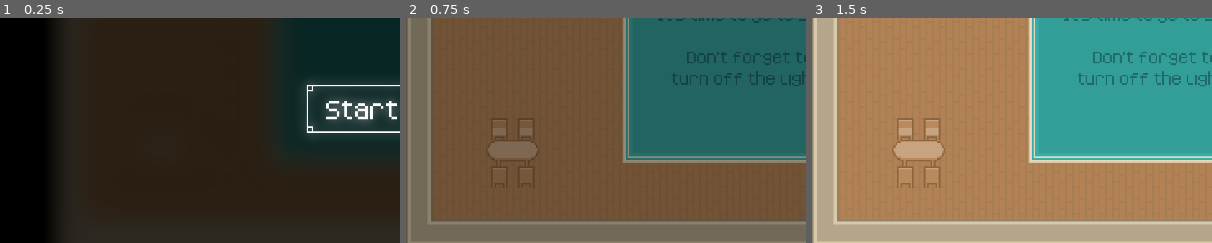
Above: before the commit, frames 1-3 (left to right).
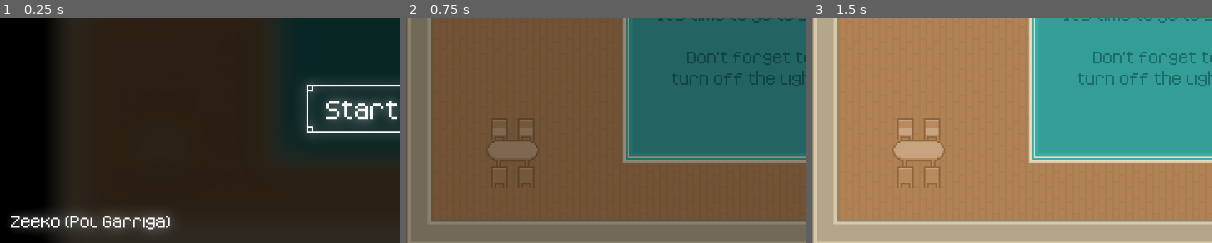
Above: after the commit, the same moments.

Repository: 10Zeeko/levelupgamejam2025
Game: Godot game, scene res://Scenes/main_menu.tscn
Same seed, same stepped clock (60 frames per second), same inputs: the game is played once before the commit and once after it. Sound files missing from this copy of the repository are replaced by a short silence.
Inputs:
- Up to frame 1 (0.25 s): no input
- Up to frame 2 (0.75 s): click "Start Game" at 0.5 s
- Up to frame 3 (1.5 s): tap Enter at 1.25 s; hold D (Right) from 1.28 s (still down); tap Space (Dash) at 1.35 s
The pictures show only the part of the screen within x 0-50%, y 50-100%; the shares and areas given below are measured in that part.

The runs differ from the first frame. In frame 1, 2.0% of the frame differs, in the area x 2-43%, y 87-95%; in frame 2, nothing differs; in frame 3, nothing differs.

Commit message:
Ghost sounds and a fix

Diff:
--- a/GameNodes/Enemies/ghost_enemy.gd
+++ b/GameNodes/Enemies/ghost_enemy.gd
@@ -8,6 +8,10 @@
 @onready var sprite_2d: AnimatedSprite2D = $Sprite2D
 @onready var start_after_timer: Timer = $StartAfterTimer
 @onready var spawn_particles: GPUParticles2D = $SpawnParticles
+
+@export var enemy_audios_streams : Array[AudioStreamOggVorbis]
+@onready var audio_stream_player: AudioStreamPlayer = $AudioStreamPlayer
+
 
 var first_time = true
 var teleport_start_position : Vector2
@@ -29,6 +33,8 @@
 			self.global_position = next_position
 			first_time = false
 			spawn_particles.emitting = true
+			audio_stream_player.stream = enemy_audios_streams[randi_range(0, enemy_audios_streams.size()-1)]
+			audio_stream_player.play()
 		var tw = create_tween()
 		tw.tween_property(self, "global_position", next_position, 0.2).set_trans(Tween.TRANS_LINEAR)
 
--- a/GameNodes/Enemies/ghost_enemy.tscn
+++ b/GameNodes/Enemies/ghost_enemy.tscn
@@ -1,8 +1,10 @@
-[gd_scene load_steps=14 format=3 uid="uid://dp3wlomvcq82h"]
+[gd_scene load_steps=16 format=3 uid="uid://dp3wlomvcq82h"]
 
 [ext_resource type="Texture2D" uid="uid://bm0m7frt3v7ij" path="res://Sprites/Player/ghost-sheet.png" id="1_mftk3"]
 [ext_resource type="Script" uid="uid://d373tx345irw2" path="res://GameNodes/Enemies/ghost_enemy.gd" id="1_yhssl"]
+[ext_resource type="AudioStream" uid="uid://ce2x8l3wcjqu6" path="res://Sounds/Enemy/boo.ogg" id="2_vg3uv"]
 [ext_resource type="Shader" uid="uid://b3klq82o5gsp6" path="res://GameNodes/Player/player_controller.gdshader" id="3_6kkdd"]
+[ext_resource type="AudioStream" uid="uid://c1b5jkv2xyaac" path="res://Sounds/Enemy/sad-ghost.ogg" id="4_08ya2"]
 [ext_resource type="Material" uid="uid://nxou8bda2o5m" path="res://Materials/Particles/ghost_enemy.tres" id="4_p6cek"]
 
 [sub_resource type="AtlasTexture" id="AtlasTexture_yhssl"]
@@ -60,6 +62,7 @@
 [node name="Ghost_Enemy" type="Area2D"]
 scale = Vector2(4, 4)
 script = ExtResource("1_yhssl")
+enemy_audios_streams = Array[AudioStreamOggVorbis]([ExtResource("2_vg3uv"), ExtResource("4_08ya2")])
 
 [node name="Sprite2D" type="AnimatedSprite2D" parent="."]
 sprite_frames = SubResource("SpriteFrames_5frjw")
@@ -89,6 +92,8 @@
 one_shot = true
 process_material = ExtResource("4_p6cek")
 
+[node name="AudioStreamPlayer" type="AudioStreamPlayer" parent="."]
+
 [connection signal="body_entered" from="." to="." method="_on_body_entered"]
 [connection signal="timeout" from="MoveTimer" to="." method="_on_move_timer_timeout"]
 [connection signal="timeout" from="RecordTimer" to="." method="_on_record_timer_timeout"]
--- a/GameNodes/Menus/end_of_the_game.gd
+++ b/GameNodes/Menus/end_of_the_game.gd
@@ -5,6 +5,8 @@
 const COLUMNS := 3
 
 func _ready() -> void:
+	Globals.transition_fade_out()
+
 	var total_levels := Globals.record_timers.size()
 	var padded_total := int(ceil(total_levels / float(COLUMNS))) * COLUMNS
 
--- a/GameNodes/globals.gd
+++ b/GameNodes/globals.gd
@@ -57,7 +57,6 @@
 	if level_completed:
 		count_time = false
 		time_passed = 0.0
-		print(record_timers)
 		get_tree().change_scene_to_packed(levels[current_level])
 	else:
 		get_tree().reload_current_scene()
--- a/Scenes/main_menu.tscn
+++ b/Scenes/main_menu.tscn
@@ -9,6 +9,7 @@
 [ext_resource type="Texture2D" uid="uid://dmdegriu52y84" path="res://Sprites/Player/player-sheet.png" id="6_trj04"]
 [ext_resource type="Texture2D" uid="uid://b4ejjtdt1un6s" path="res://Sprites/Tilesheets/roguelikeIndoor_transparent.png" id="7_yhxw7"]
 [ext_resource type="Shader" uid="uid://b0k7eo45rrk27" path="res://Materials/main_menu.gdshader" id="8_yhxw7"]
+[ext_resource type="Theme" uid="uid://b2r55wb0kmyi3" path="res://Materials/records_theme.tres" id="10_16hvj"]
 
 [sub_resource type="TileSetAtlasSource" id="TileSetAtlasSource_t1dhk"]
 texture = ExtResource("7_yhxw7")
@@ -1264,4 +1265,18 @@
 theme_override_styles/normal = SubResource("StyleBoxTexture_ce3w2")
 text = "Start Game"
 
+[node name="Label3" type="Label" parent="."]
+layout_mode = 1
+anchors_preset = 2
+anchor_top = 1.0
+anchor_bottom = 1.0
+offset_left = 27.0
+offset_top = -77.0
+offset_right = 411.0
+offset_bottom = -5.0
+grow_vertical = 0
+theme = ExtResource("10_16hvj")
+theme_override_font_sizes/font_size = 64
+text = "Zeeko (Pol Garriga)"
+
 [connection signal="pressed" from="Button" to="." method="_on_button_pressed"]
Not shown: 1 places in Scenes/main_menu.tscn that only renumber resources
Not shown, added: Sounds/Enemy/boo.ogg.import
Not shown, added: Sounds/Enemy/child-ghost-calling.ogg.import
Not shown, added: Sounds/Enemy/sad-ghost.ogg.import
Not shown, added: Sounds/Enemy/boo.ogg
Not shown, added: Sounds/Enemy/child-ghost-calling.ogg
Not shown, added: Sounds/Enemy/sad-ghost.ogg
